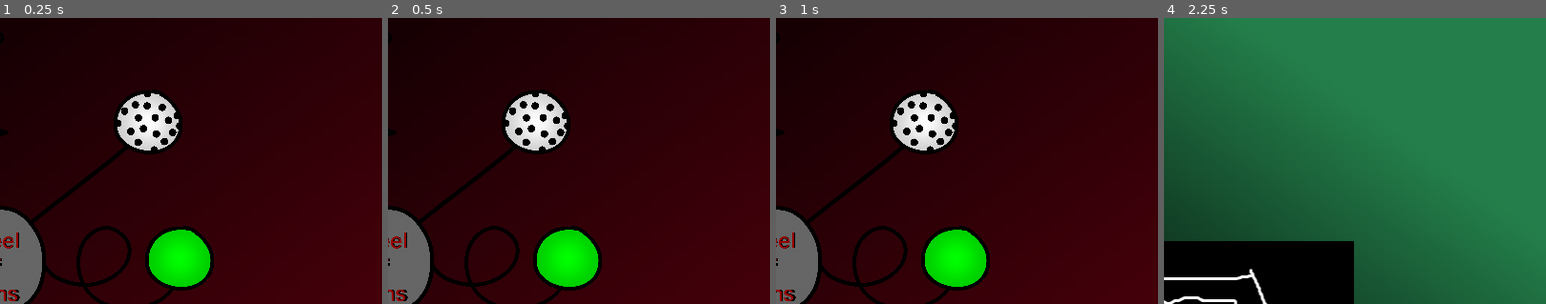
Above: before the commit, frames 1-4 (left to right).
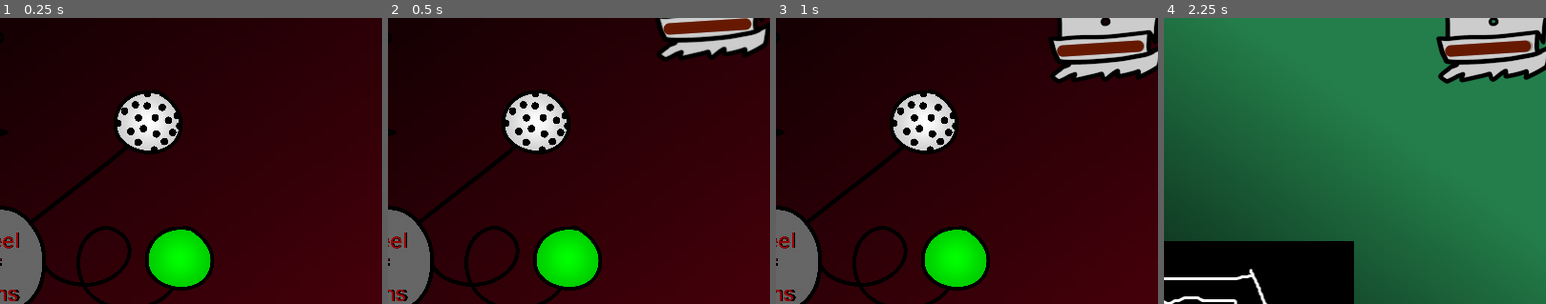
Above: after the commit, the same moments.

Repository: Goth-Bin-Garbage/build_a_dready_bear.swf
Game: Godot game, scene res://main.tscn
The game is run twice, just before and just after one commit, with the same random seed, the same clock (stepped at 60 frames per second) and the same inputs.
Inputs:
- Up to frame 1 (0.25 s): no input
- Up to frame 2 (0.5 s): no input
- Up to frame 3 (1 s): click "Pluck" at 0.5 s
- Up to frame 4 (2.25 s): click "Head Shape" at 1.25 s; click "Grow Eyes" at 2 s
The pictures show only the part of the screen within x 50-100%, y 0-50%; the shares and areas given below are measured in that part.

Frame 1 is identical in both runs. In frame 2, 3.7% of the frame differs, in the area x 70-100%, y 0-16%; in frame 3, 5.7%; in frame 4, 5.8%, in the area x 71-100%, y 0-23%.

Commit message:
number of orders todo

Diff:
--- a/game_data.gd
+++ b/game_data.gd
@@ -7,6 +7,9 @@
 var new_order_attempt_chance := 0.25
 
 var order_life_time := 60.0 * 2 # 2 minutes
+
+var number_orders_first_day := 3
+var number_orders_second_day := 6
 
 # References to stuff
 enum Station {FABRIC, HEAD, EYES, BODY, LIMBS, MIX}
--- a/main.gd
+++ b/main.gd
@@ -10,11 +10,15 @@
 @onready var ui_node := $UI
 @onready var ui_orders_node := $UI/Orders
 
+var day_score := 0
+
+var orders_todo_today := 0
 var orders_received := 0
+var orders_handled := 0
 
 
 func _ready():
-	load_station(Global.get_station_scene_file(GameData.Station.FABRIC))
+	start_day()
 
 
 func _process(delta):
@@ -59,11 +63,40 @@
 	# block creating new order if there are too many
 	if self.orders.size() >= get_maximum_number_of_orders():
 		return
+	if orders_received >= orders_todo_today:
+		return
 	var order_instance = order_scene.instantiate()
 	order_instance.name = "order_" + str(orders_received)
 	ui_orders_node.add_child(order_instance)
 	orders.append(order_instance)
 	orders_received += 1
+
+func start_day() -> void:
+	orders_todo_today = GameData.number_orders_first_day
+	if Global.day == 1:
+		orders_todo_today = GameData.number_orders_second_day
+	day_score = 0
+	orders_received = 0
+	orders_handled = 0
+	load_station(Global.get_station_scene_file(GameData.Station.FABRIC))
+	$Logic/OrderTimer.start()
+
+	# if tutorial day, start with an order
+	if Global.day == 0:
+		new_order()
+
+
+func end_day() -> void:
+	station_instance.get_node("Music").stop()
+	$FinishSound.play()
+	$Logic/OrderTimer.stop()
+
+
+func order_completed() -> void:
+	orders_handled += 1
+
+	if orders_handled >= orders_todo_today:
+		end_day()
 
 
 func get_maximum_number_of_orders() -> int:
--- a/main.tscn
+++ b/main.tscn
@@ -1,8 +1,9 @@
-[gd_scene load_steps=4 format=3 uid="uid://bly5u2g2hub8c"]
+[gd_scene load_steps=5 format=3 uid="uid://bly5u2g2hub8c"]
 
 [ext_resource type="Script" path="res://main.gd" id="1_rub1s"]
 [ext_resource type="PackedScene" uid="uid://wvb1kyxrajvi" path="res://ui/ui.tscn" id="2_cqt5f"]
 [ext_resource type="PackedScene" uid="uid://b5vka5tcsm2t" path="res://logic.tscn" id="3_06txs"]
+[ext_resource type="AudioStream" uid="uid://cq4vckw72p62v" path="res://audio/sfx/finish.wav" id="4_1fmws"]
 
 [node name="Main" type="Node2D"]
 script = ExtResource("1_rub1s")
@@ -12,3 +13,6 @@
 [node name="UI" parent="." instance=ExtResource("2_cqt5f")]
 
 [node name="Logic" parent="." instance=ExtResource("3_06txs")]
+
+[node name="FinishSound" type="AudioStreamPlayer2D" parent="."]
+stream = ExtResource("4_1fmws")
--- a/music.tscn
+++ b/music.tscn
@@ -3,7 +3,7 @@
 [ext_resource type="AudioStream" uid="uid://d2a5pulllfuun" path="res://audio/music/grow_eyes.mp3" id="1_we38d"]
 [ext_resource type="Script" path="res://music.gd" id="2_7n1et"]
 
-[node name="AudioStreamPlayer2D" type="AudioStreamPlayer2D"]
+[node name="Music" type="AudioStreamPlayer2D"]
 stream = ExtResource("1_we38d")
 autoplay = true
 script = ExtResource("2_7n1et")
--- a/stations/BodyStation.tscn
+++ b/stations/BodyStation.tscn
@@ -11,7 +11,7 @@
 [node name="BodyStation" type="Node2D"]
 script = ExtResource("1_vn254")
 
-[node name="AudioStreamPlayer2D" parent="." instance=ExtResource("2_xhv2n")]
+[node name="Music" parent="." instance=ExtResource("2_xhv2n")]
 stream = ExtResource("3_00poj")
 pitch_scale = 0.92
 
--- a/stations/FabricStation.tscn
+++ b/stations/FabricStation.tscn
@@ -17,7 +17,7 @@
 [node name="FabricStation" type="Node2D"]
 script = ExtResource("1_m74u4")
 
-[node name="AudioStreamPlayer2D" parent="." instance=ExtResource("2_kal57")]
+[node name="Music" parent="." instance=ExtResource("2_kal57")]
 stream = ExtResource("3_siuee")
 
 [node name="TextureRect" type="TextureRect" parent="."]
--- a/stations/HeadStation.tscn
+++ b/stations/HeadStation.tscn
@@ -11,7 +11,7 @@
 [node name="HeadStation" type="Node2D"]
 script = ExtResource("1_75abx")
 
-[node name="AudioStreamPlayer2D" parent="." instance=ExtResource("1_phd72")]
+[node name="Music" parent="." instance=ExtResource("1_phd72")]
 stream = ExtResource("3_onq18")
 
 [node name="HeadTubes" type="Node2D" parent="."]
--- a/ui/order.gd
+++ b/ui/order.gd
@@ -165,6 +165,7 @@
 func _on_animation_player_animation_finished(anim_name):
 	if anim_name == "order_remove":
 		print("score : ", check_order())
+		Global.main.order_completed()
 		queue_free()
 
 
Not shown, added: audio/sfx/finish_fail.wav.import
Not shown, added: audio/sfx/finish_fail.wav
